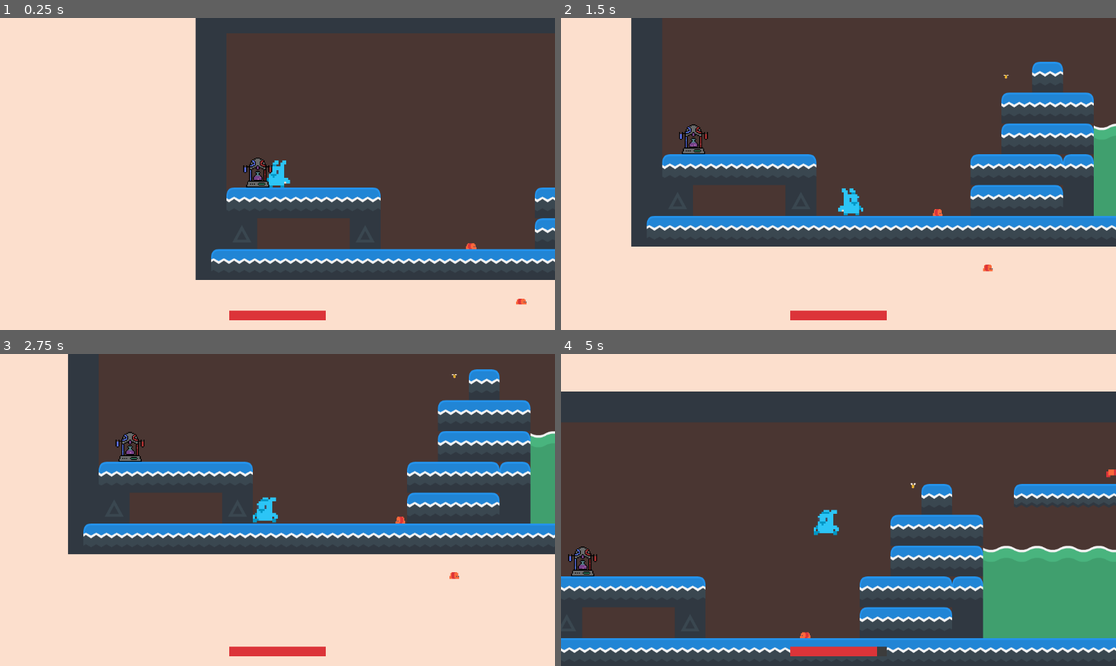
Above: before the commit, frames 1-4 (two rows, left to right).
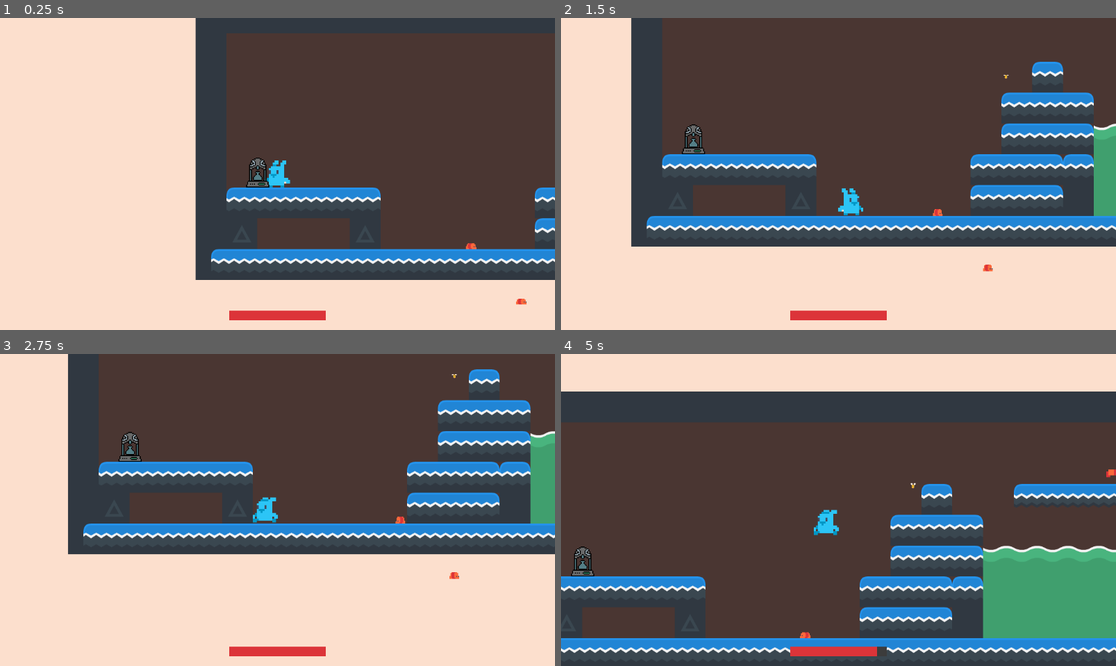
Above: after the commit, the same moments.

Repository: conor-wilson/dr-shrink
Game: Godot game, scene res://scenes/main.tscn
Two runs of this game, one before a commit and one after it. Both use one fixed random seed, a clock stepped at 60 frames per second and the inputs below. Sound files missing from this copy of the repository are replaced by a short silence.
Inputs:
- Up to frame 1 (0.25 s): no input
- Up to frame 2 (1.5 s): hold Right (Right) from 0.53 s (still down); tap Space (Shoot) at 0.6, 1.35 s; tap W (Jump) at 0.77 s
- Up to frame 3 (2.75 s): tap W (Jump) at 1.52 s; release Right (Right) at 2.03 s; hold Left (Left) from 2.03 s (still down); tap Space (Shoot) at 2.1 s
- Up to frame 4 (5 s): release Left (Left) at 2.78 s; hold Right (Right) 2.78-4.28 s; tap Space (Shoot) at 2.85, 3.6, 4.35 s; tap W (Jump) at 3.02, 3.77, 4.52 s; hold Left (Left) from 4.28 s (still down)

The runs differ from the first frame. In frame 1, less than 0.1% of the frame differs, in the area x 43-50%, y 45-53%; in frame 2, less than 0.1%, in the area x 21-27%, y 34-42%; in frame 3, less than 0.1%; in frame 4, less than 0.1%.

Commit message:
Added ability for potion machine to have any number of ingredients

Diff:
--- /dev/null
+++ b/shrinker/shrinker/scenes/entities/potion_machine.gd
@@ -0,0 +1,21 @@
+extends Area2D
+
+var empty_sprite  = preload("res://graphics/custom/PotionMachineEmpty-Sheet.png")
+var blue_sprite   = preload("res://graphics/custom/PotionMachineBlue-Sheet.png")
+var red_sprite    = preload("res://graphics/custom/PotionMachineRed-Sheet.png")
+var purple_sprite = preload("res://graphics/custom/PotionMachinePurple-Sheet.png")
+
+@export var has_blue : bool = false
+@export var has_red  : bool = false
+
+# Called every frame. 'delta' is the elapsed time since the previous frame.
+func _process(delta: float) -> void:
+
+	if has_blue && has_red:
+		$Sprite2D.texture = purple_sprite
+	elif has_blue && !has_red:
+		$Sprite2D.texture = blue_sprite
+	elif !has_blue && has_red:
+		$Sprite2D.texture = red_sprite
+	else:
+		$Sprite2D.texture = empty_sprite
--- a/shrinker/shrinker/scenes/entities/potion_machine.tscn
+++ b/shrinker/shrinker/scenes/entities/potion_machine.tscn
@@ -1,5 +1,6 @@
-[gd_scene load_steps=6 format=3 uid="uid://bm5nb2a6vxhpe"]
+[gd_scene load_steps=7 format=3 uid="uid://bm5nb2a6vxhpe"]
 
+[ext_resource type="Script" path="res://scenes/entities/potion_machine.gd" id="1_524jn"]
 [ext_resource type="Texture2D" uid="uid://bnxs6v3lltari" path="res://graphics/custom/PotionMachinePurple-Sheet.png" id="1_fesuh"]
 
 [sub_resource type="CapsuleShape2D" id="CapsuleShape2D_5aj7t"]
@@ -45,6 +46,7 @@
 }
 
 [node name="PotionMachine" type="Area2D"]
+script = ExtResource("1_524jn")
 
 [node name="Sprite2D" type="Sprite2D" parent="."]
 scale = Vector2(2, 2)
Binary file added: shrinker/shrinker/graphics/custom/PotionMachineBlue-Sheet.png
Not shown, added: shrinker/shrinker/graphics/custom/PotionMachineBlue-Sheet.png.import
Binary file added: shrinker/shrinker/graphics/custom/PotionMachineEmpty-Sheet.png
Not shown, added: shrinker/shrinker/graphics/custom/PotionMachineEmpty-Sheet.png.import
Binary file added: shrinker/shrinker/graphics/custom/PotionMachineRed-Sheet.png
Not shown, added: shrinker/shrinker/graphics/custom/PotionMachineRed-Sheet.png.import
